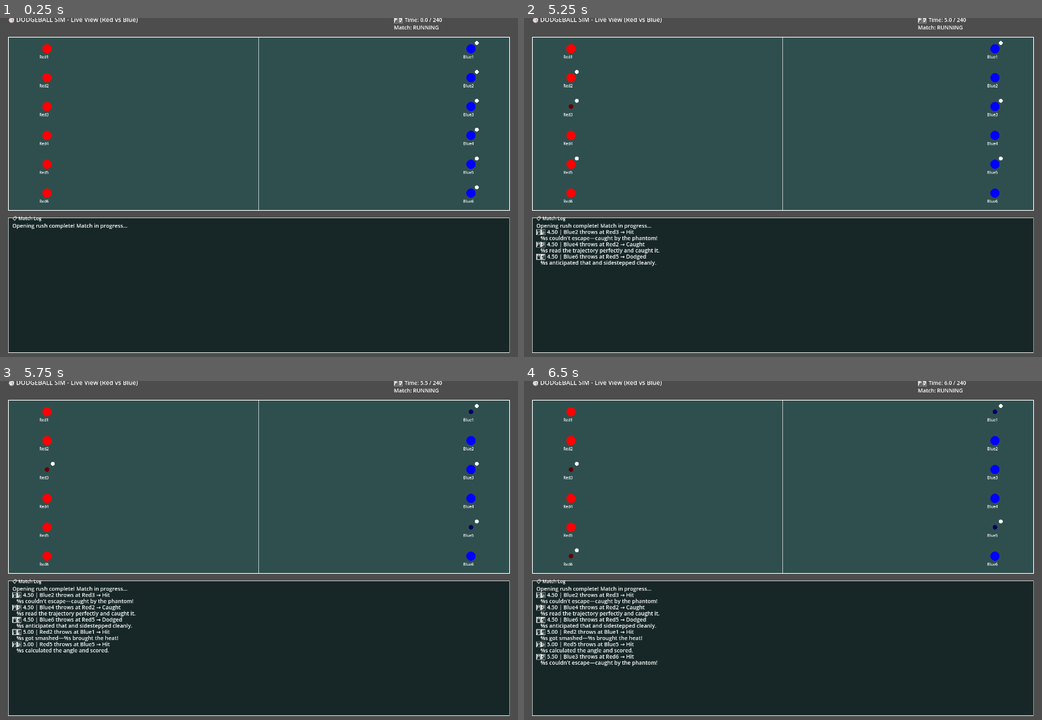
Above: before the commit, frames 1-4 (two rows, left to right).
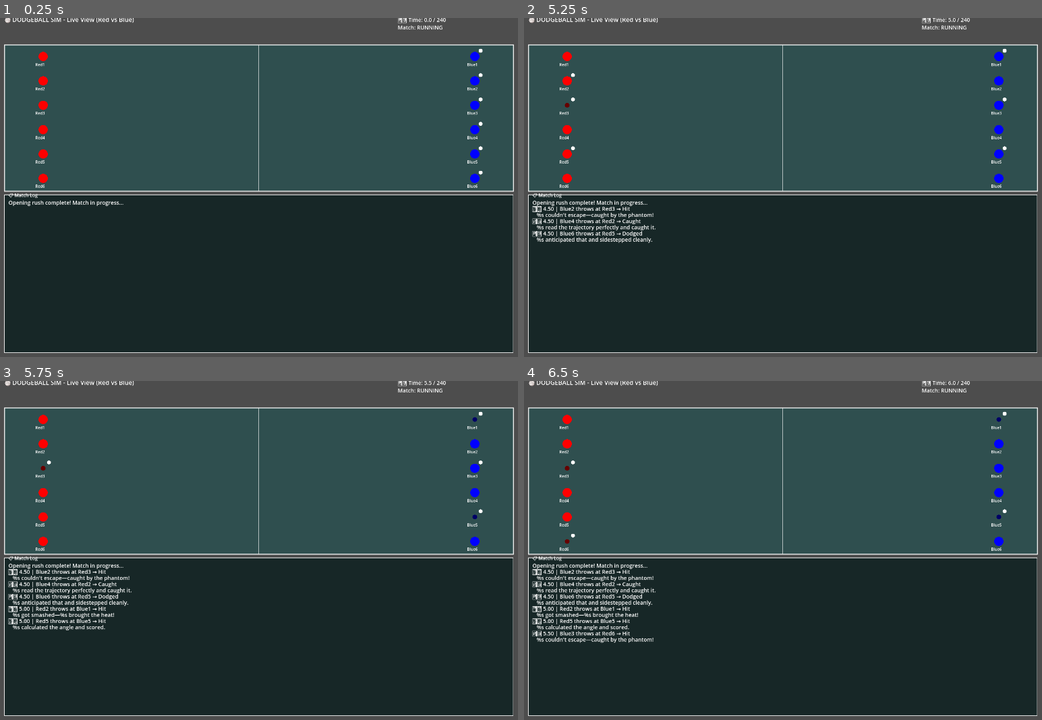
Above: after the commit, the same moments.

Repository: Klutzleo/dodgeball-sim
Game: Godot game, scene res://Main.tscn
The game is run twice, just before and just after one commit, with the same random seed, the same clock (stepped at 60 frames per second) and the same inputs.
Inputs (mouse positions are in pixels of both pictures, inside the frame that each line leads up to):
- Up to frame 1 (0.25 s): no input
- Up to frame 2 (5.25 s): tap Enter at 0.5, 2, 3.5 s; move the mouse to (902, 173) at 0.52 s; click (902, 173) at 0.67 s; tap Space at 1.25, 2.75, 4.25 s; move the mouse to (674, 207) at 1.27 s; click (674, 207) at 1.42 s; move the mouse to (834, 116) at 2.02 s; click (834, 116) at 2.17 s; move the mouse to (757, 262) at 2.77 s; click (757, 262) at 2.92 s; move the mouse to (943, 241) at 3.52 s; click (943, 241) at 3.67 s; move the mouse to (622, 140) at 4.27 s; click (622, 140) at 4.42 s; move the mouse to (808, 190) at 5.02 s; click (808, 190) at 5.17 s
- Up to frame 3 (5.75 s): no input
- Up to frame 4 (6.5 s): move the mouse to (700, 469) at 5.77 s; click (700, 469) at 5.92 s

The runs differ from the first frame. In frame 1, 14% of the frame differs, in the area x 0-100%, y 0-99%; in frame 2, 15%; in frame 3, 15%; in frame 4, 16%.

Commit message:
Update GameUI.gd

Diff:
--- a/scripts/GameUI.gd
+++ b/scripts/GameUI.gd
@@ -5,11 +5,11 @@
 var players: Array = []
 var screen_width: float = 1400
 var screen_height: float = 900
-var court_margin: float = 50
+var court_margin: float = 40
 var court_left: float = court_margin
 var court_right: float = screen_width - court_margin
-var court_top: float = court_margin
-var court_bottom: float = 500  # Leave room for console below
+var court_top: float = 70  # Leave room for title at top
+var court_bottom: float = 450  # Leave room for console below
 
 var ui_font: Font
 var ui_font_size: int = 14
@@ -29,6 +29,8 @@
 var max_match_time: float = 240.0 if dev_mode else 720.0  # 2-min halves (dev) or 6-min halves (official)
 var time_step: float = 0.5  # Seconds per simulation step
 var accumulated_time: float = 0.0
+var user_scrolling: bool = false  # Track if user is manually scrolling
+var scroll_idle_time: float = 0.0  # Time since last scroll
 
 func _ready():
 	set_process(true)
@@ -155,9 +157,11 @@
 		draw_string(ui_font, pos + Vector2(-20, 25), label, HORIZONTAL_ALIGNMENT_CENTER, -1, 10)
 
 	# Console output at bottom
-	var console_height = 350
+	var console_height = screen_height - court_bottom - 40
 	var console_x = court_left
-	var console_y_top = court_bottom + 20
+	var console_y_top = court_bottom + 10
+	var console_content_width = court_right - court_left - 20
+	var console_content_height = console_height - 35
 
 	# Background
 	draw_rect(Rect2(console_x, console_y_top, court_right - court_left, console_height), Color.BLACK.lerp(Color.DARK_SLATE_GRAY, 0.5))
@@ -167,38 +171,39 @@
 	draw_string(ui_font, Vector2(console_x + 10, console_y_top + 5), "📋 Match Log", HORIZONTAL_ALIGNMENT_LEFT, -1, 12)
 
 	# Calculate scrollable area
-	var _console_content_width = court_right - court_left - 30  # Leave room for scrollbar
-	var console_content_height = console_height - 25
 	var line_height = 16.0
 	var max_visible_lines = int(console_content_height / line_height)
 	var total_lines_height = float(console_lines.size() * line_height)
 
-	# Auto-scroll to bottom
-	if total_lines_height > console_content_height:
-		console_scroll = max(0, total_lines_height - console_content_height)
-	else:
-		console_scroll = 0
+	# Limit scroll to valid range
+	var max_scroll = max(0.0, total_lines_height - console_content_height)
+	console_scroll = clamp(console_scroll, 0.0, max_scroll)
+
+	# Auto-scroll to bottom when new lines added (unless user is manually scrolling)
+	if not user_scrolling and total_lines_height > console_content_height:
+		console_scroll = max_scroll
 
 	# Draw console lines with clipping
 	var start_line = int(console_scroll / line_height)
 	var console_y = console_y_top + 25 - int(console_scroll) % int(line_height)
 
-	for i in range(start_line, min(start_line + max_visible_lines + 1, console_lines.size())):
-		if i < console_lines.size():
+	for i in range(start_line, min(start_line + max_visible_lines + 2, console_lines.size())):
+		if i < console_lines.size() and console_y < console_y_top + console_height:
 			draw_string(ui_font, Vector2(console_x + 10, console_y), console_lines[i], HORIZONTAL_ALIGNMENT_LEFT, -1, ui_font_size)
 			console_y += int(line_height)
 
 	# Draw scrollbar
 	if total_lines_height > console_content_height:
-		var scrollbar_x = court_right - 15
-		var scrollbar_height = console_content_height
+		var scrollbar_x = court_right - 12
+		var scrollbar_width = 8.0
+		var scrollbar_height = console_content_height - 2
 		var scroll_thumb_height = max(20.0, (console_content_height * console_content_height) / total_lines_height)
-		var scroll_thumb_pos = (console_scroll / total_lines_height) * (scrollbar_height - scroll_thumb_height)
-
-		# Scrollbar background
-		draw_rect(Rect2(scrollbar_x, console_y_top + 25, 10, scrollbar_height), Color.DARK_GRAY)
+		var scroll_thumb_pos = (console_scroll / max_scroll) * (scrollbar_height - scroll_thumb_height)
+
+		# Scrollbar track
+		draw_rect(Rect2(scrollbar_x, console_y_top + 25, scrollbar_width, scrollbar_height), Color.DARK_GRAY)
 		# Scrollbar thumb
-		draw_rect(Rect2(scrollbar_x, console_y_top + 25 + scroll_thumb_pos, 10, scroll_thumb_height), Color.GRAY)
+		draw_rect(Rect2(scrollbar_x, console_y_top + 25 + scroll_thumb_pos, scrollbar_width, scroll_thumb_height), Color.LIGHT_GRAY)
 
 	# Title & instructions
 	draw_string(ui_font, Vector2(court_left, 10), "🏐 DODGEBALL SIM - Live View (Red vs Blue)", HORIZONTAL_ALIGNMENT_LEFT, -1, 16)
@@ -210,6 +215,13 @@
 	draw_string(ui_font, Vector2(court_right - 300, 30), status_str, HORIZONTAL_ALIGNMENT_LEFT, -1, 14)
 
 func _process(delta):
+	# Track scroll idle time - auto-scroll to bottom after 3 seconds of inactivity
+	if user_scrolling:
+		scroll_idle_time += delta
+		if scroll_idle_time > 3.0:
+			user_scrolling = false
+			scroll_idle_time = 0.0
+
 	if not match_running:
 		return
 
@@ -245,10 +257,16 @@
 	if event is InputEventMouseButton:
 		if event.button_index == MOUSE_BUTTON_WHEEL_DOWN:
 			console_scroll += 50
+			user_scrolling = true
+			scroll_idle_time = 0.0
 			queue_redraw()
+			get_tree().root.set_input_as_handled()
 		elif event.button_index == MOUSE_BUTTON_WHEEL_UP:
 			console_scroll = max(0, console_scroll - 50)
+			user_scrolling = true
+			scroll_idle_time = 0.0
 			queue_redraw()
+			get_tree().root.set_input_as_handled()
 
 func end_match(winner: String):
 	match_running = false
